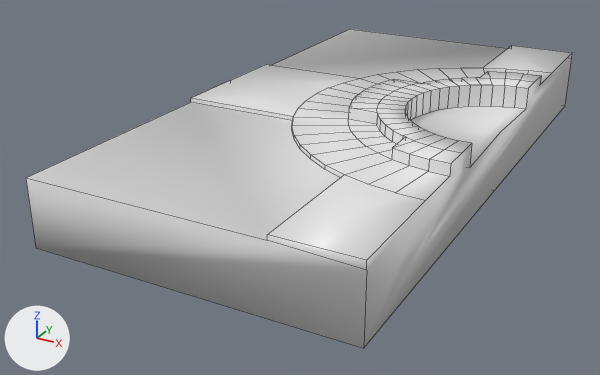
The Blender file Assets/Cubes/CubeZero/Blender/doorsub.blend as it was, and as the next commit left it.
Both versions are drawn from a camera (50 mm lens) standing at (0.126, -0.489, 0.196) and looking at (-0.125, -0.033, -0.032). Every picture has the same lights, and +X, +Y and +Z are marked at lower left. Mesh edges are drawn as thin lines.
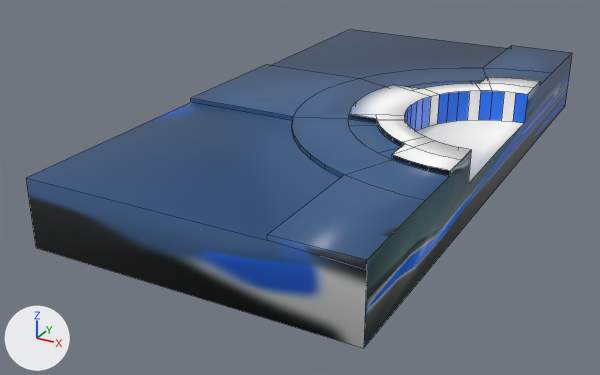
What the commit changed:
Picture 'doorzero.jpg' (img_doorzero_jpg) is new.
In material 'Material' (mat_material), base_color is no longer (0.8, 0.8, 0.8), white #e7e7e7.
In material 'Material' (mat_material), texture is now set to img_doorzero_jpg.
me_cube is used by ob_cube; location (0.0, 0.0, 0.0).
me_cube had 201 vertices, 161 faces, 6 loose edges and spanned x -0.2..0.0, y -0.2..0.2, z -0.02..0.032.
me_cube now has 196 vertices, 108 faces, 6 loose edges and spans x -0.2..0.0, y -0.2..0.2, z -0.02..0.028.
Part 1, on me_cube:
63 vertices are removed from x -0.2..-0.008, y -0.094..0.094, z 0.017..0.032.
119 faces are deleted.
26 vertices in x -0.088..0.0, y -0.095..0.095, z 0.032 move by (0.0, 0.0, -0.004).
6 vertices in x -0.016..0.0, y -0.06..0.06, z 0.017 move by (0.0, 0.0, -0.01).
1 vertex moves from x 0.0, y 0.0, z 0.02 to x 0.0, y 0.0, z 0.008.
39 vertices are added at x -0.2..-0.008, y -0.094..0.094, z 0.007..0.028.
6 new vertices lie (0.0, 0.0, -0.021) away from vertices in x -0.052..-0.023, y -0.055..0.055, z 0.032.
13 new vertices lie (0.0, 0.0, 0.021) away from vertices in x -0.06..-0.037, y -0.048..0.048, z 0.007.
44 new faces join them.
22 new faces join them, smooth.
me_cube part 2: 42 kept faces spanning x -0.2..0.0, y -0.2..0.2, z -0.02..0.028 get new texture (UV) coordinates.

Boxes (x1, y1, x2, y2) around the edits, measured in the pictures (600 x 375 px):
'Cube', surface changed, reshaped (grey to blue)
    both: (26, 29, 572, 348)
part 1 of me_cube, cut back
    both: (292, 68, 552, 200)
part 2 of me_cube, surface changed (grey to blue)
    both: (26, 29, 572, 348)
